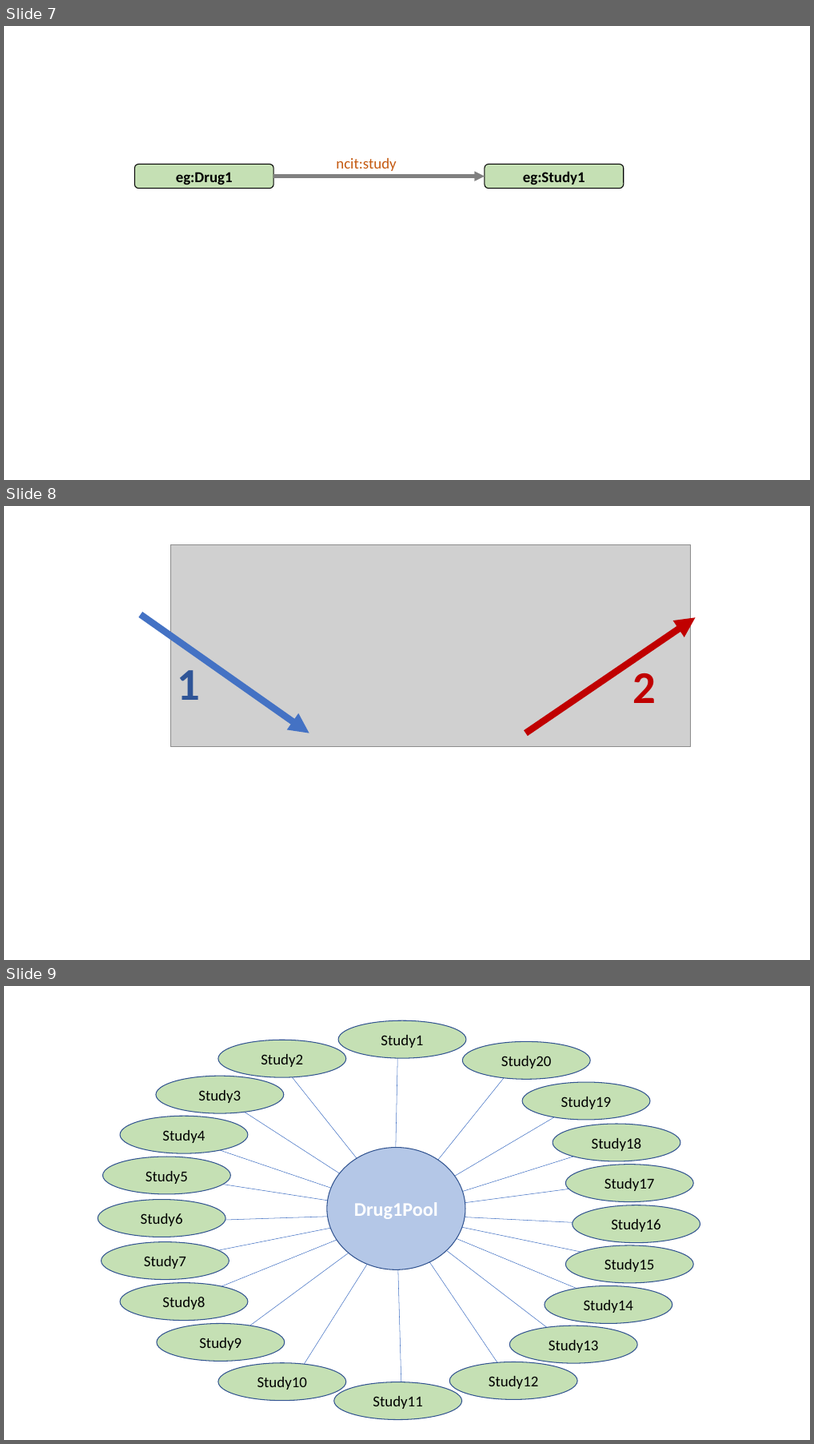
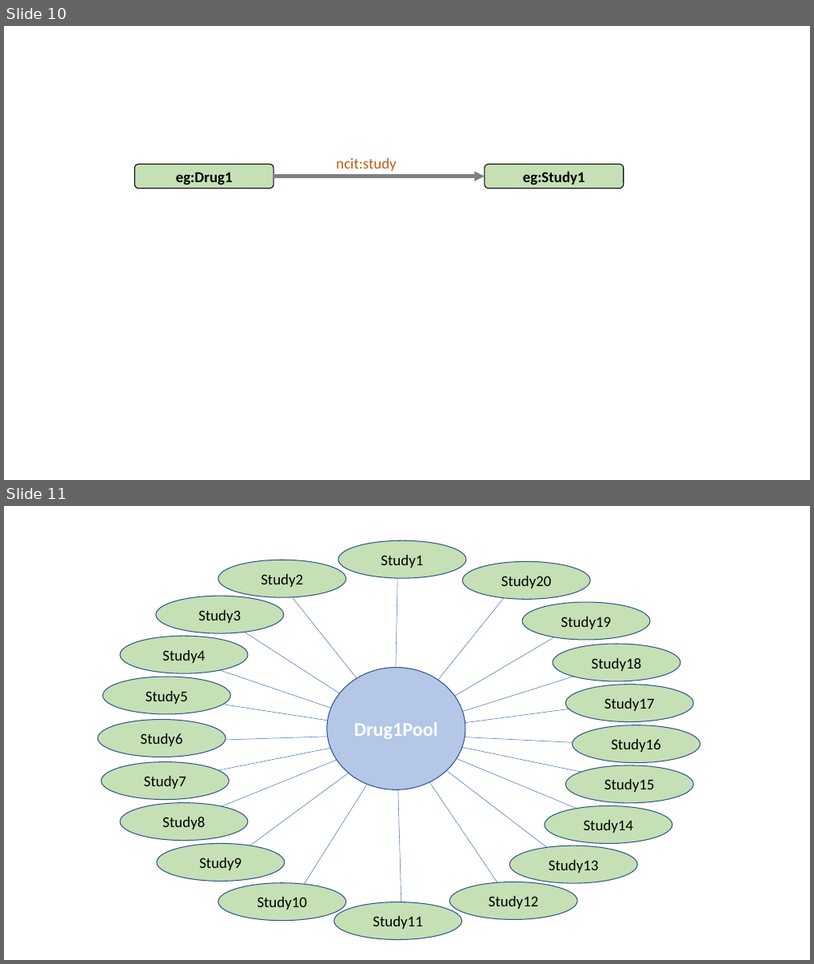
Before and after one commit to phuse-org/LinkedDataWorkshop, a slide deck: EUConnect18/presentation/images/ImagesForPres.pptx. Shown one above the other, each under a label of ours: slides 7, 8 and 9 before the commit, slides 10 and 11 after it. The pictures are 814x1444 and 814x964 pixels, drawn with LibreOffice and Linux fonts; fonts in the diff are those of the drawing; grey boxes stand for pictures. Boxes give left, top, right and bottom in pixels: in the first picture for what was removed or moved away, otherwise in the second. Text is boxed around its words. In the diff, an @@ line names an element or a change of style, - is before the commit and + after.

```diff
--- a/EUConnect18/presentation/images/ImagesForPres.pptx
+++ b/EUConnect18/presentation/images/ImagesForPres.pptx
@@ slide 8 removed at [4, 506, 810, 960], background #FFFFFF @@
@@ picture removed at [171, 544, 691, 746] @@
@@ arrow removed from (141, 614) to (310, 733) @@
@@ arrow removed from (526, 733) to (696, 617) @@
@@ text removed at [177, 670, 200, 700] @@
-1
@@ text removed at [634, 673, 657, 703] @@
-2
@@ what was slide 7 is now slide 10 @@
@@ what was slide 9 is now slide 11 @@
```
Also in this commit, not shown: 3 slides changed, 3 slides added, 11 other files.
